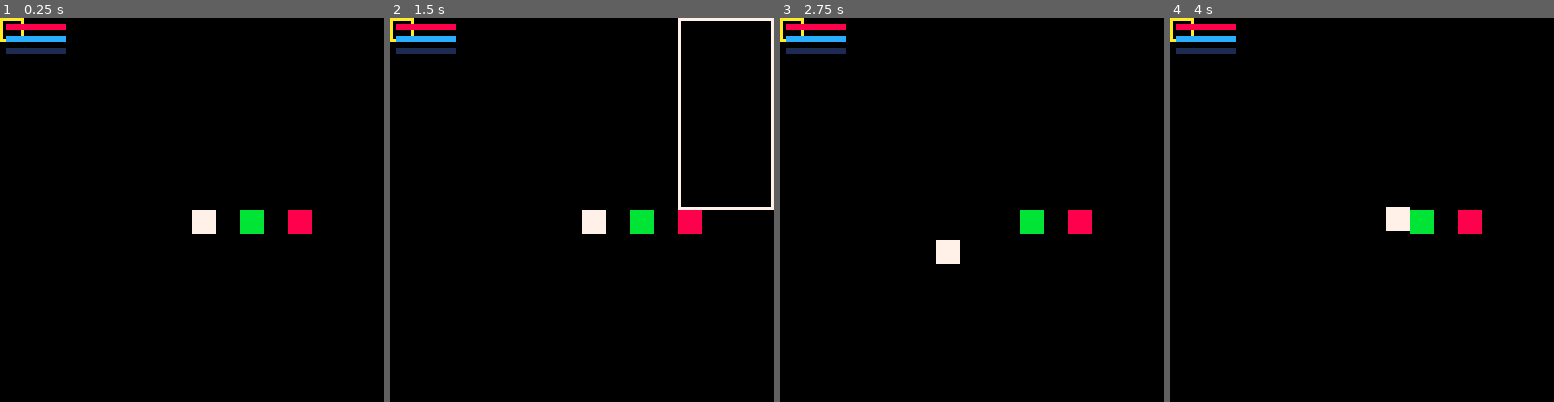
Above: before the commit, frames 1-4 (left to right).
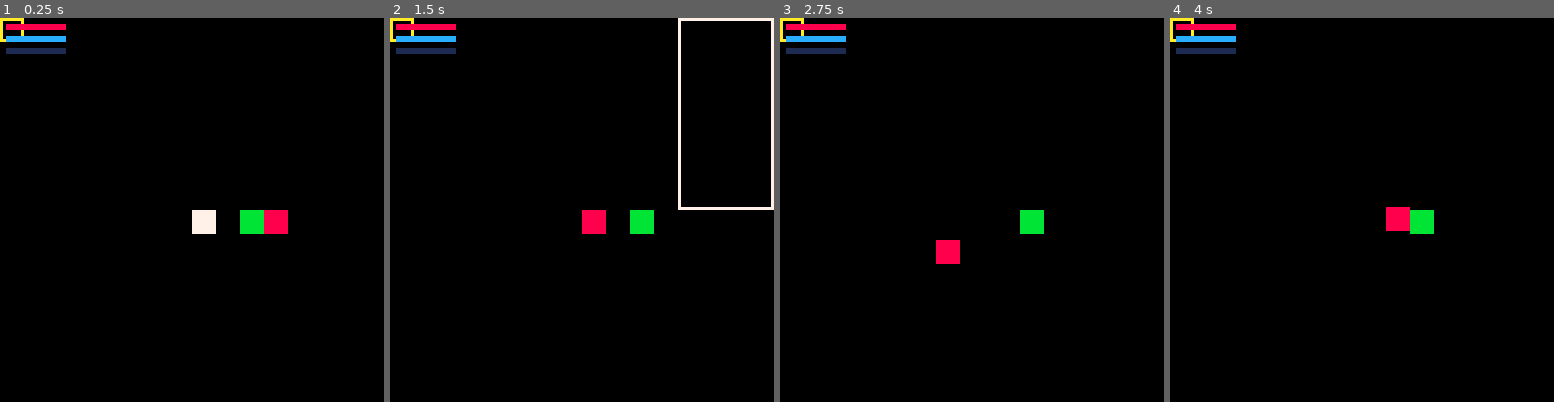
Above: after the commit, the same moments.

Repository: Frothting/codexApp
Game: PICO-8 cartridge runelite_pico.p8
Two runs of this game, one before a commit and one after it. Both use one fixed random seed, a clock stepped at 60 frames per second and the inputs below.
Inputs:
- Up to frame 1 (0.25 s): no input
- Up to frame 2 (1.5 s): tap O (Z key) at 0.33, 0.7, 1.43 s; tap X (X key) at 1.07 s
- Up to frame 3 (2.75 s): hold Left 1.97-2.37 s; tap X (X key) at 2.07, 2.4, 2.73 s; tap O (Z key) at 2.22 s; hold Down from 2.42 s (still down)
- Up to frame 4 (4 s): release Down at 2.82 s; hold Right 2.87-3.53 s; tap X (X key) at 3.07, 3.4, 3.73 s; tap O (Z key) at 3.1, 3.98 s; hold Up from 3.58 s (still down)

The runs differ from the first frame. In frame 1, 0.8% of the frame differs, in the area x 68-82%, y 50-57%; in frame 2, 0.8%; in frame 3, 0.8%; in frame 4, 0.8%.

Commit message:
Implement enemy AI wander and chase

Diff:
--- a/runelite_pico.p8
+++ b/runelite_pico.p8
@@ -22,7 +22,7 @@
 
 -- combat globals
 attack_cooldown=0
-enemies={{x=96,y=64,hp=5}}
+enemies={{x=96,y=64,hp=5,vx=0,vy=0}}
 
 -- quest system
 Q_NONE=0
@@ -63,6 +63,10 @@
     if fill>0 then
         rectfill(x,y,x+fill-1,y+h-1,col_full)
     end
+end
+
+function sgn(x)
+    if x>0 then return 1 elseif x<0 then return -1 else return 0 end
 end
 
 function xp_to_level(lvl)
@@ -158,10 +162,31 @@
     end
 end
 
+function update_enemy(e)
+    local dx=player.x-e.x
+    local dy=player.y-e.y
+    if dx*dx+dy*dy<=1024 then
+        e.vx=sgn(dx)
+        e.vy=sgn(dy)
+    elseif rnd(1)<0.05 then
+        e.vx=flr(rnd(3))-1
+        e.vy=flr(rnd(3))-1
+    end
+    local nx=e.x+e.vx
+    local ny=e.y+e.vy
+    if is_walkable(flr(nx/8),flr(ny/8)) then
+        e.x=nx
+        e.y=ny
+    end
+end
+
 function update_enemies()
     if game_state~="play" then return end
     if attack_cooldown>0 then
         attack_cooldown-=1
+    end
+    for e in all(enemies) do
+        update_enemy(e)
     end
     if T.stat(34)==1 and attack_cooldown==0 then
         local mx=T.stat(32)
@@ -304,6 +329,14 @@
 end)
 
 add_test(function()
+    player={x=0,y=0}
+    enemies={{x=16,y=0,hp=5,vx=0,vy=0}}
+    update_enemy(enemies[1])
+    assert_eq(enemies[1].vx,-1,"enemy chase vx")
+    assert_eq(enemies[1].vy,0,"enemy chase vy")
+end)
+
+add_test(function()
     -- simulate holding right arrow for four frames
     player={x=64,y=64,spd=1}
     local frame=0
